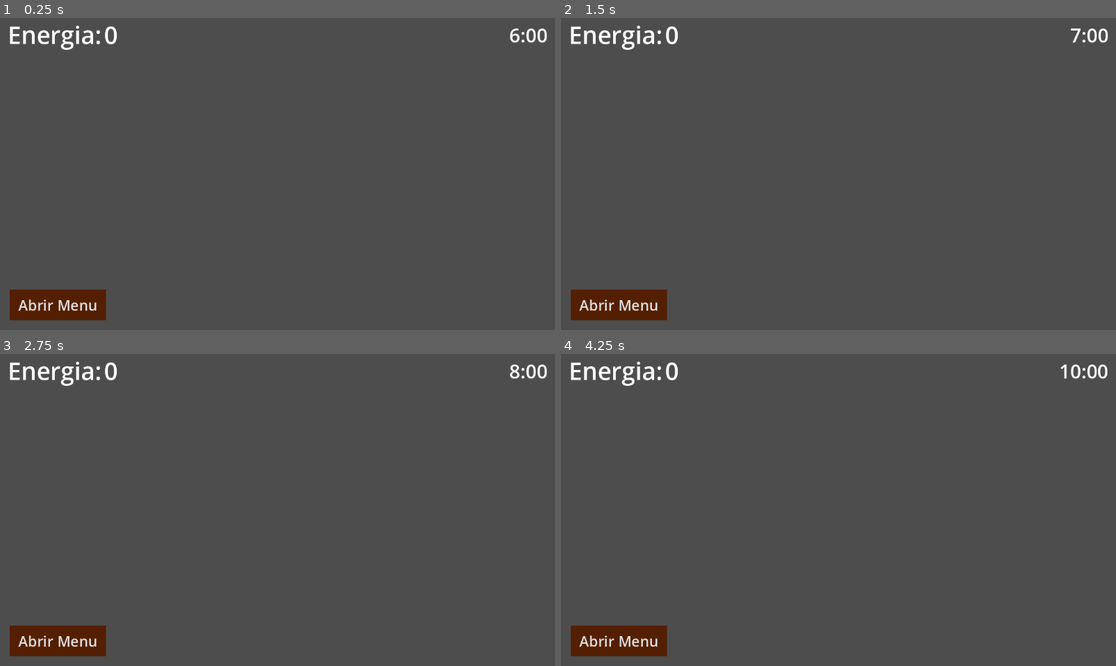
Above: before the commit, frames 1-4 (two rows, left to right).
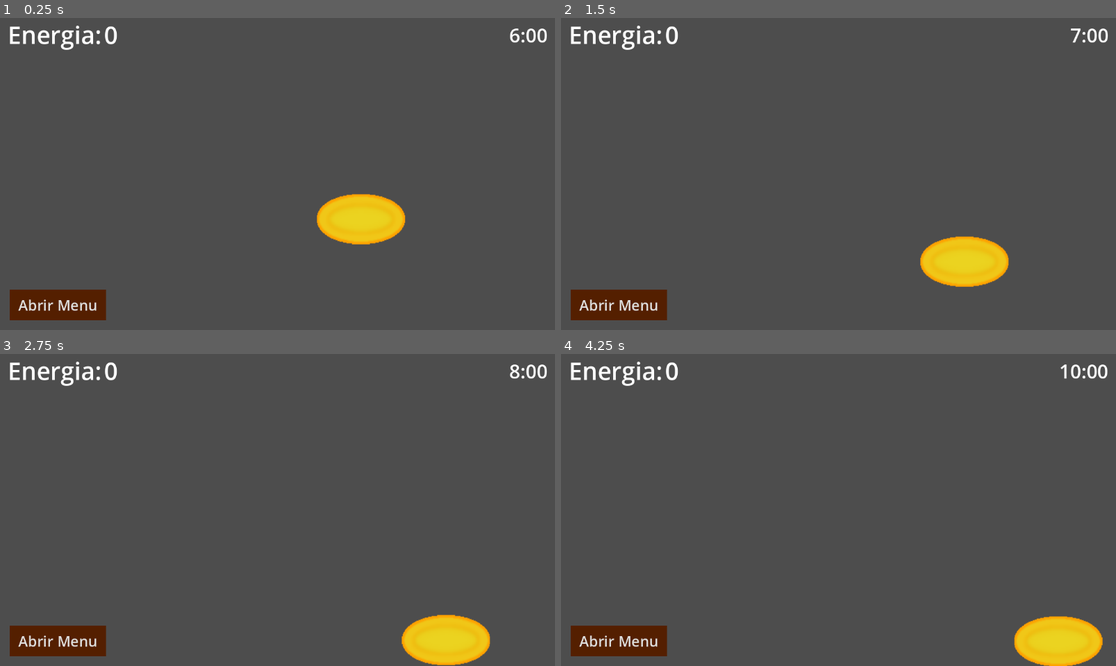
Above: after the commit, the same moments.

Repository: c-sandro/projetoAlvorada
Game: Godot game, scene res://Main.tscn
Same seed, same stepped clock (60 frames per second), same inputs: the game is played once before the commit and once after it.
Inputs (mouse positions are in pixels of both pictures, inside the frame that each line leads up to):
- Up to frame 1 (0.25 s): no input
- Up to frame 2 (1.5 s): move the mouse to (932, 227) at 0.52 s; move the mouse to (727, 189) at 1.27 s
- Up to frame 3 (2.75 s): move the mouse to (333, 441) at 2.02 s
- Up to frame 4 (4.25 s): move the mouse to (810, 572) at 2.77 s; move the mouse to (1005, 556) at 3.52 s

The runs differ from the first frame. In frame 1, 2.1% of the frame differs, in the area x 57-74%, y 56-73%; in frame 2, 2.1%, in the area x 64-81%, y 69-87%; in frame 3, 2.1%; in frame 4, 2.1%.

Commit message:
executavel

Diff:
--- a/godot/Main.tscn
+++ b/godot/Main.tscn
@@ -1,6 +1,6 @@
 [gd_scene load_steps=9 format=3 uid="uid://bcavmedvv7ixd"]
 
-[ext_resource type="PackedScene" uid="uid://c8augt8na75pj" path="res://sun.tscn" id="1_3evlm"]
+[ext_resource type="PackedScene" uid="uid://c8augt8na75pj" path="res://Sun.tscn" id="1_3evlm"]
 [ext_resource type="PackedScene" uid="uid://c65tpy6cg0s5n" path="res://HUD.tscn" id="1_akrkt"]
 [ext_resource type="Script" path="res://scripts/MouseBar.gd" id="2_7purf"]
 [ext_resource type="PackedScene" uid="uid://bwbar086b16s3" path="res://BuildingsManager.tscn" id="3_1oy0q"]
@@ -20,6 +20,7 @@
 material = SubResource("CanvasItemMaterial_0hwuq")
 
 [node name="HUD" parent="." instance=ExtResource("1_akrkt")]
+z_index = 2
 anchors_preset = 0
 anchor_right = 0.0
 anchor_bottom = 0.0
@@ -132,6 +133,7 @@
 horizontal_alignment = 2
 
 [node name="BuildingsManager" parent="." node_paths=PackedStringArray("sunEnergyManager") instance=ExtResource("3_1oy0q")]
+z_index = 1
 sunEnergyManager = NodePath("../SunEnergyManager")
 
 [node name="Sun" parent="." instance=ExtResource("1_3evlm")]
@@ -139,7 +141,6 @@
 
 [node name="SunEnergyManager" type="Node" parent="."]
 script = ExtResource("5_khmhj")
-sunTotal = 100000
 
 [node name="SunTimer" type="Timer" parent="SunEnergyManager"]
 
--- a/godot/classes/ScreenBuilding.tscn
+++ b/godot/classes/ScreenBuilding.tscn
@@ -74,6 +74,7 @@
 Quantidade: "
 
 [node name="GainPerTick" type="Label" parent="InfoWindow/Text"]
+layout_mode = 0
 offset_left = 116.0
 offset_right = 125.0
 offset_bottom = 25.0
@@ -81,6 +82,7 @@
 text = "0"
 
 [node name="TickTime" type="Label" parent="InfoWindow/Text"]
+layout_mode = 0
 offset_left = 111.0
 offset_top = 25.0
 offset_right = 120.0
@@ -90,6 +92,7 @@
 "
 
 [node name="Quantity" type="Label" parent="InfoWindow/Text"]
+layout_mode = 0
 offset_left = 95.0
 offset_top = 50.0
 offset_right = 104.0
--- a/godot/sun.tscn
+++ b/godot/sun.tscn
@@ -1,6 +1,7 @@
-[gd_scene load_steps=3 format=3 uid="uid://c8augt8na75pj"]
+[gd_scene load_steps=4 format=3 uid="uid://c8augt8na75pj"]
 
 [ext_resource type="Script" path="res://scripts/Sun.gd" id="1_on042"]
+[ext_resource type="Texture2D" uid="uid://ditkpwp5fkido" path="res://Sprite-0002.png" id="2_5y2vc"]
 
 [sub_resource type="CapsuleShape2D" id="CapsuleShape2D_cq0rq"]
 radius = 50.0
@@ -17,4 +18,9 @@
 [node name="DayCycle" type="Timer" parent="."]
 autostart = true
 
+[node name="Sprite2D" type="Sprite2D" parent="."]
+position = Vector2(0.500006, 8.34465e-07)
+scale = Vector2(1.42969, 1.625)
+texture = ExtResource("2_5y2vc")
+
 [connection signal="timeout" from="DayCycle" to="." method="_on_day_cycle_timeout"]
Binary file added: godot/Sprite-0002.png
Not shown, added: godot/Sprite-0002.png.import
Not shown, added: godot/export_presets.cfg
Not shown, added: game.console.exe
Not shown, added: game.exe
Not shown, added: game.pck
